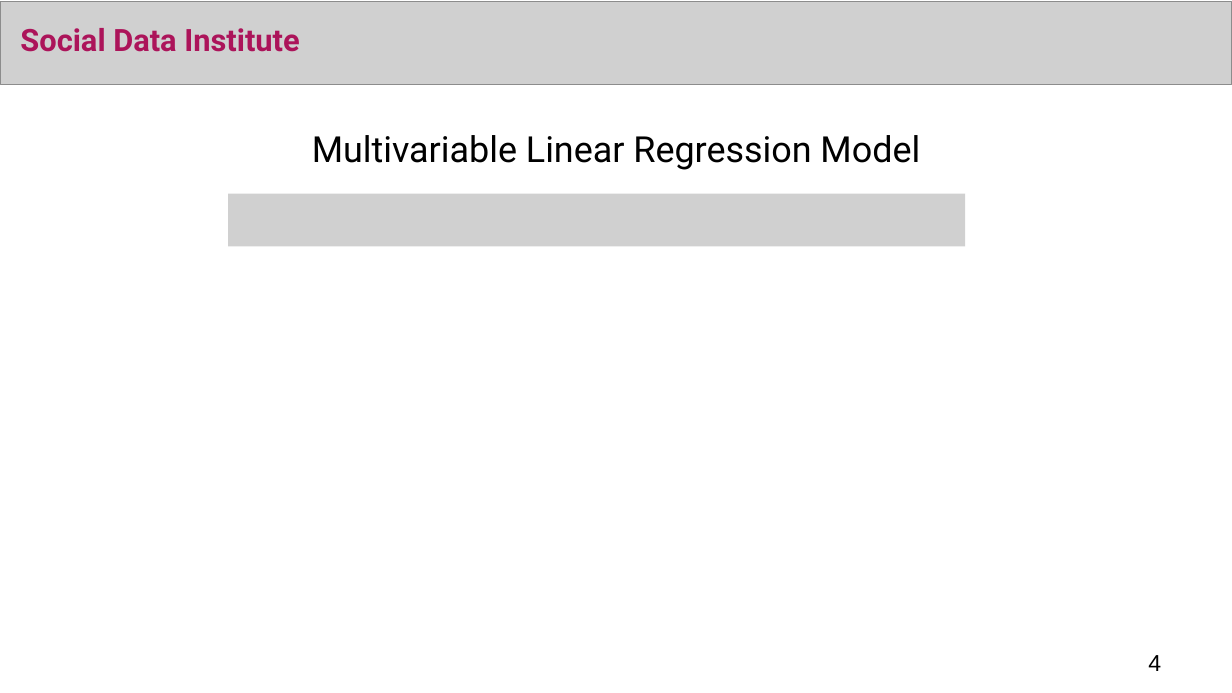
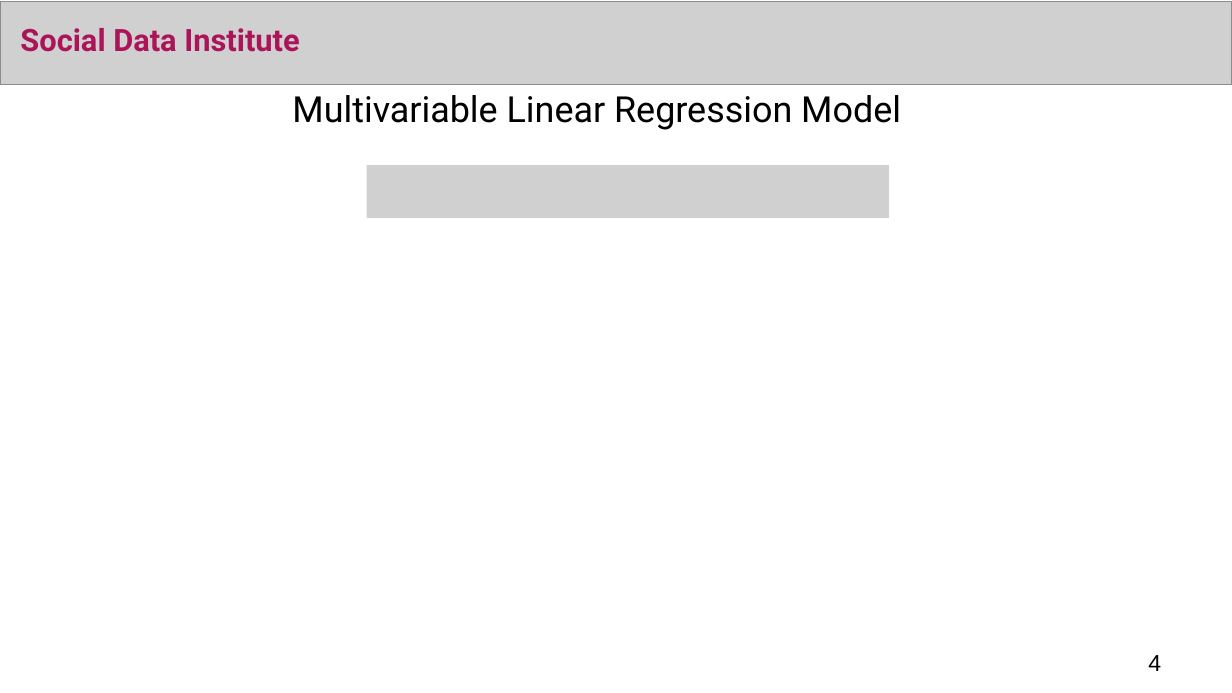
Before and after one commit to UCLPG-MSC-SGDS/UCL-SODA-CPD-RStan, a slide deck: slide 4 of Archived/2022_23/Day 2 Lecture - Bayesian Generalised Linear Regression Models.pptx. Drawn at 1232x693 pixels with LibreOffice and Linux fonts; fonts in the diff are those of the drawing; grey boxes stand for pictures. Boxes give left, top, right and bottom in pixels: in the first picture for what was removed or moved away, otherwise in the second. Text is boxed around its words. In the diff, an @@ line names an element or a change of style, - is before the commit and + after.

```diff
--- a/Archived/2022_23/Day 2 Lecture - Bayesian Generalised Linear Regression Models.pptx
+++ b/Archived/2022_23/Day 2 Lecture - Bayesian Generalised Linear Regression Models.pptx
@@ title "Multivariable Linear Regression Model": place and size @@
-title "Multivariable Linear Regression Model" at bbox=[312, 135, 920, 170]
+title "Multivariable Linear Regression Model" at bbox=[292, 95, 901, 130]
@@ picture added at bbox=[367, 165, 889, 218] @@
@@ picture removed at bbox=[228, 194, 966, 247] @@
```
Also in this commit, not shown: 12 other slides changed, 2 slides added, 1 slide removed, 33 other files.
